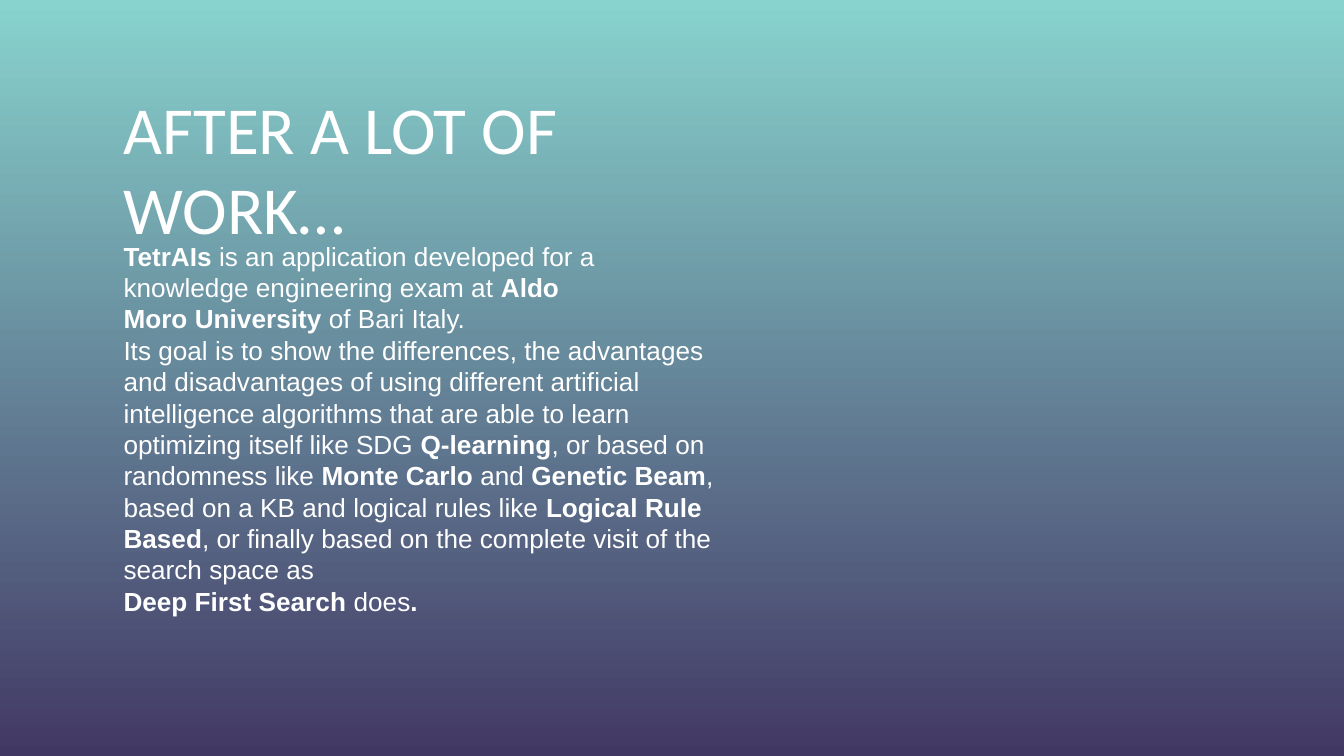
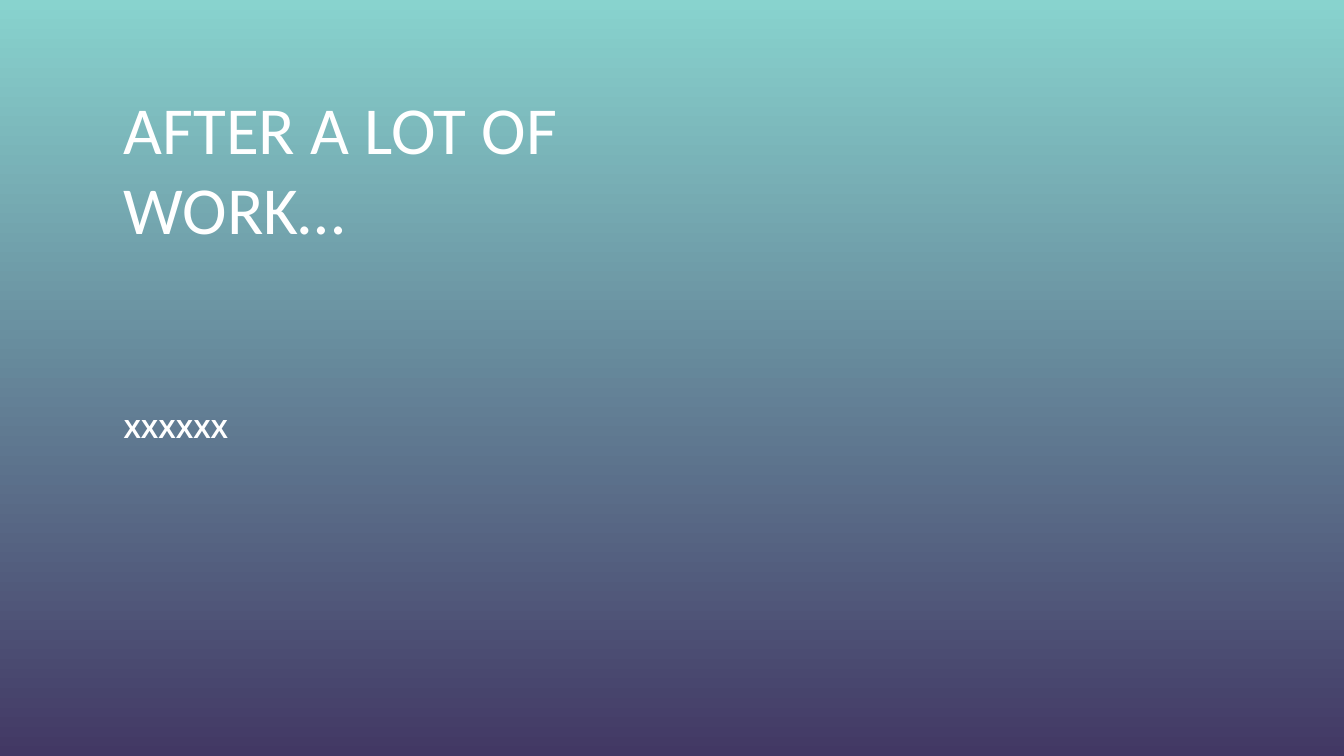
Before and after one commit to Chrism1c/TetrAIs, a slide deck: slide 12 of doc/Presentazione TetrAIs.pptx. Drawn at 1344x756 pixels with LibreOffice and Linux fonts; fonts in the diff are those of the drawing; background and template pictures are left out. Boxes give left, top, right and bottom in pixels: in the first picture for what was removed or moved away, otherwise in the second. Text is boxed around its words. In the diff, an @@ line names an element or a change of style, - is before the commit and + after.

Commit message:
pptx fix

```diff
--- a/doc/Presentazione TetrAIs.pptx
+++ b/doc/Presentazione TetrAIs.pptx
@@ text at bbox=[124, 420, 229, 438]: text changed; bold on @@
-TetrAIs is an application developed for a knowledge engineering exam at Aldo Moro University of Bari Italy.
-Its goal is to show the differences, the advantages and disadvantages of using different artificial intelligence algorithms that are able to learn optimizing itself like SDG Q-learning, or based on randomness like Monte Carlo and Genetic Beam, based on a KB and logical rules like Logical Rule Based, or finally based on the complete visit of the search space as
-Deep First Search does.
+XXXXXX
```
Also in this commit, not shown: 3 other slides changed.
